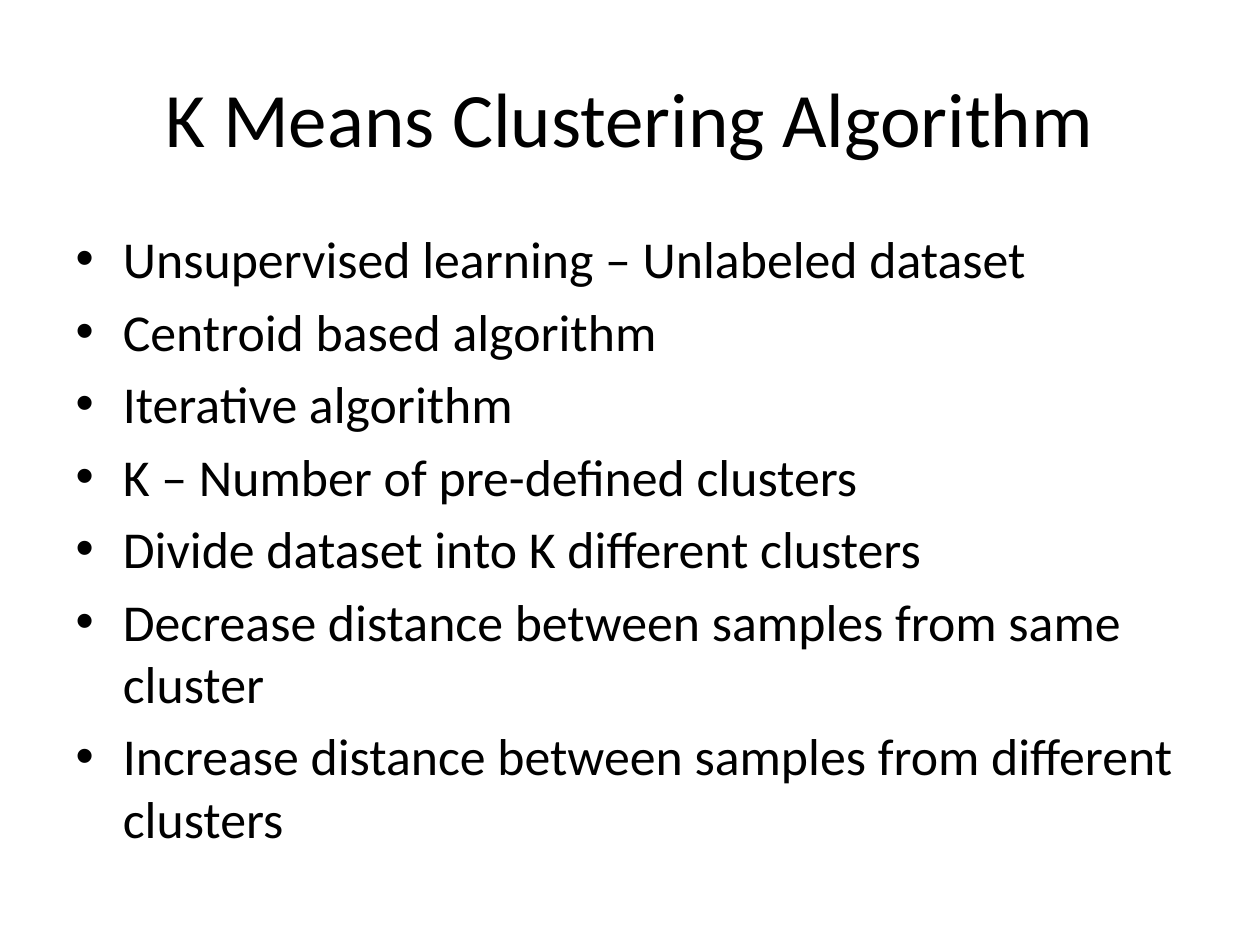
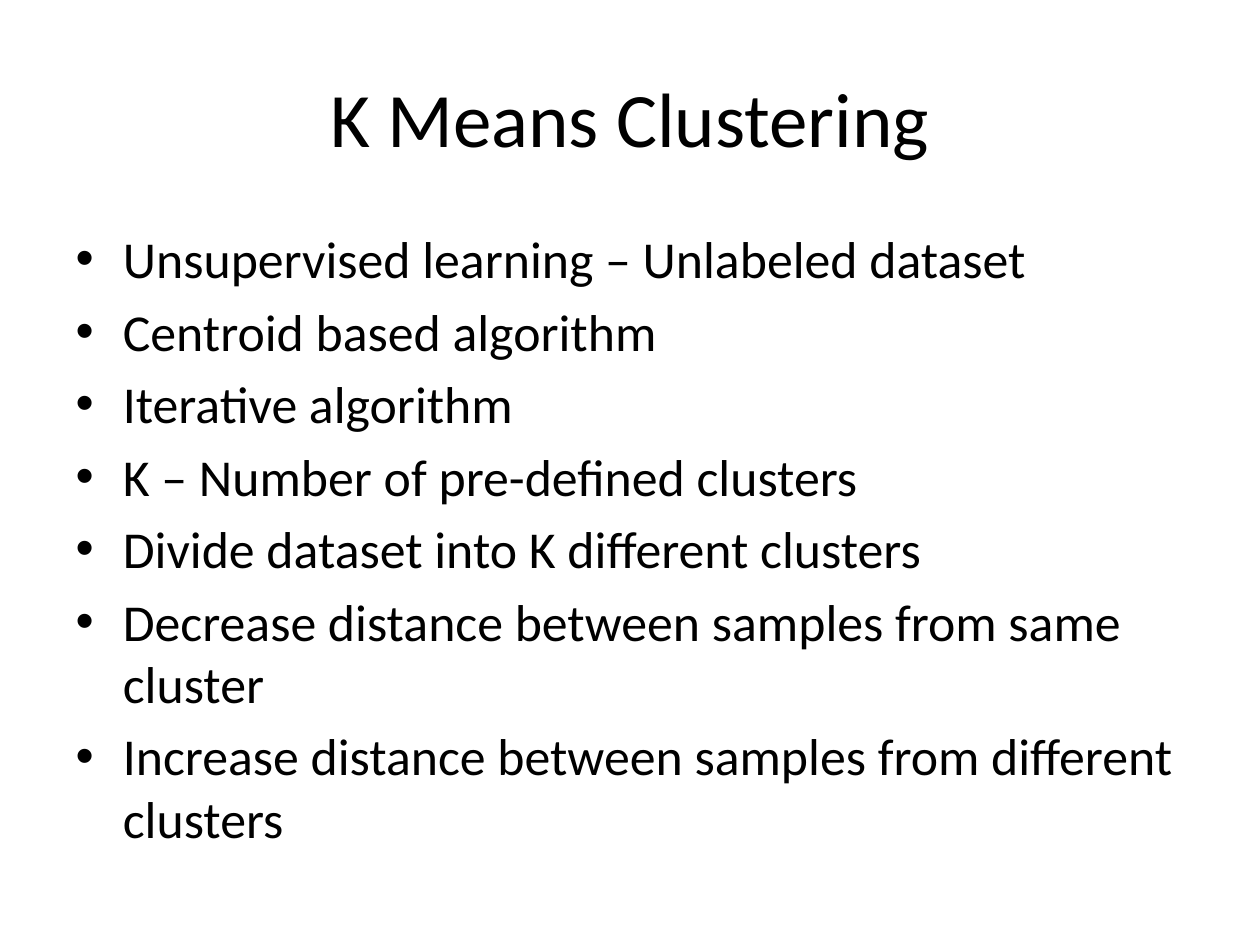
Before and after one commit to look4pritam/ArtificialIntelligence, a slide deck: slide 9 of MachineLearning/K-MeansClustering.pptx. Drawn at 1260x945 pixels with LibreOffice and Linux fonts; fonts in the diff are those of the drawing. Boxes give left, top, right and bottom in pixels: in the first picture for what was removed or moved away, otherwise in the second. Text is boxed around its words. In the diff, an @@ line names an element or a change of style, - is before the commit and + after.

```diff
--- a/MachineLearning/K-MeansClustering.pptx
+++ b/MachineLearning/K-MeansClustering.pptx
@@ title at <box>330,93,929,161</box>: text changed @@
-K Means Clustering Algorithm
+K Means Clustering
```
